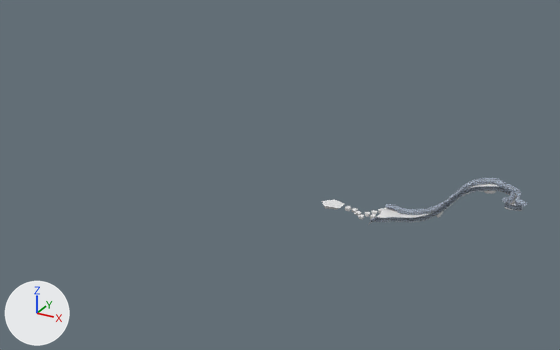
What one commit did to the FBX model Assets/Models/final map.fbx.
Both versions are drawn from a camera (50 mm lens) standing at (245.0, -937.0, 503.0) and looking at (-246.0, -45.0, 57.0). Arrows for +X, +Y and +Z are at lower left; the lights stay in place.
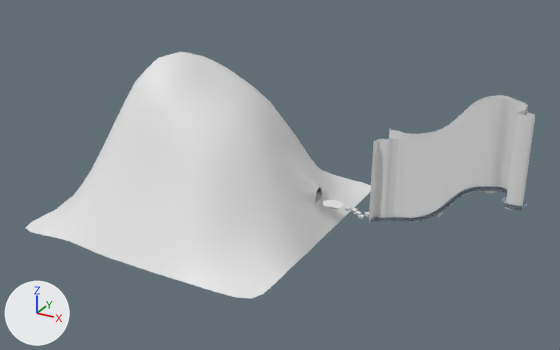
Commit message: Extended Map

Pixel boxes (x1, y1, x2, y2) of what changed, in the pictures (560 x 350 px):
'Plane.011', added
    after: (26, 52, 371, 299)
'Boundary', added
    after: (369, 95, 535, 221)
'Plane.010', added
    after: (315, 187, 322, 203)

The change in detail:
Material 'Boundary' (mat_boundary) is new.
Its base color is (0.8, 0.8, 0.8) (white #e7e7e7).
Mesh me_plane_012 is new.
It has 348 vertices, 308 faces and spans x -225.0..183.0, y 33.0..440.0, z -37.0..215.0.
It uses material mat_snow (its picture is missing).
Mesh me_plane_014 is new.
It has 477 vertices, 316 faces and spans x -102.0..103.0, y -37.0..36.0, z -37.0..162.0.
It uses material mat_boundary (white #e7e7e7).
Mesh me_plane is new.
It has 741 vertices, 731 faces and spans x -269.0..13.0, y -193.0..14.0, z -11.0..25.0.
Faces by material slot: [475, 256].
It uses material mat_snow (its picture is missing).
It uses material mat_rock (picture img_rock_jpg).
Object 'Plane.011' (ob_plane_011) is new; it shows me_plane_012.
Its location is (-361.6, -265.0, 0.0).
Object 'Boundary' (ob_boundary) is new; it shows me_plane_014.
Its location is (-13.8, 8.2, 40.0).
Object 'Plane.010' (ob_plane_010) is new; it shows me_plane.
Its location is (-224.5, 13.6, 0.0).
